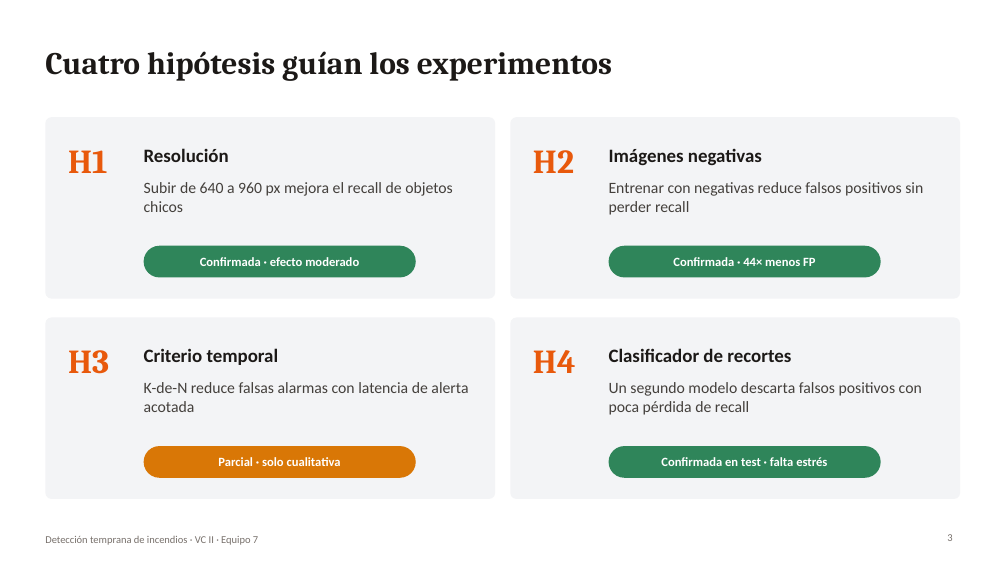
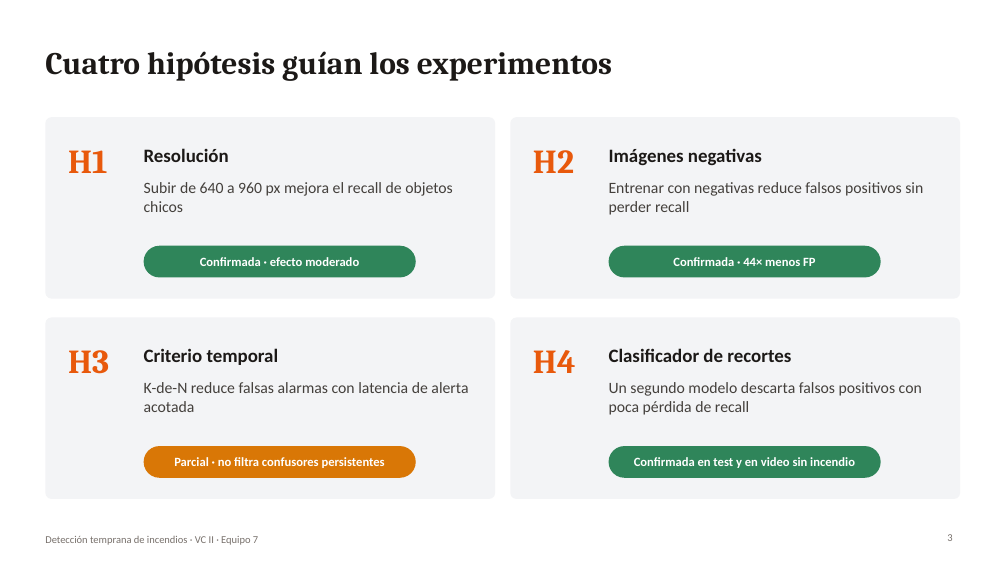
Before and after one commit to AndreTati/deteccion_incendios, a slide deck: slide 3 of presentacion/presentacion_tp.pptx. Drawn at 1008x567 pixels with LibreOffice and Linux fonts; fonts in the diff are those of the drawing. Boxes give left, top, right and bottom in pixels: in the first picture for what was removed or moved away, otherwise in the second. Text is boxed around its words. In the diff, an @@ line names an element or a change of style, - is before the commit and + after.

```diff
--- a/presentacion/presentacion_tp.pptx
+++ b/presentacion/presentacion_tp.pptx
@@ text at bbox=[174, 457, 385, 468]: text changed @@
-Parcial · solo cualitativa
+Parcial · no filtra confusores persistentes
@@ text at bbox=[634, 457, 855, 468]: text changed @@
-Confirmada en test · falta estrés
+Confirmada en test y en video sin incendio
```
Also in this commit, not shown: 10 other slides changed, 2 other files.
